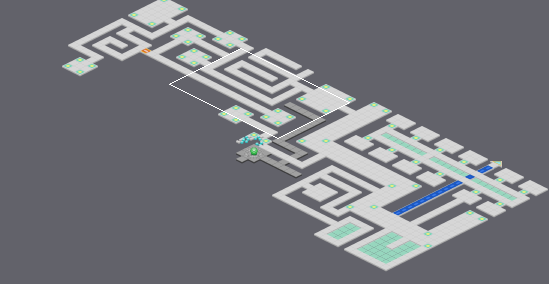
One commit to this Tiled map: areas/Global_hub.tmx. Above: a wide view before the commit, with the close-up outlined.
Close-up. Old version:
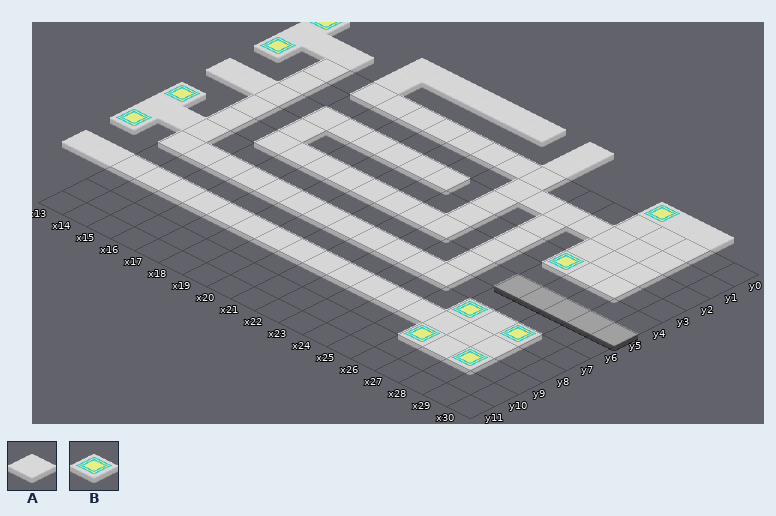
Cells are 64x32 px. Isometric: x runs down to the right, y down to the left. Shown: x 13..30, y 0..11. The commit also changed other parts of the map, which this record leaves out. Layer "Tile Layer 5" is drawn 0,-64 px off the grid.
Key: from "Cyberworld Opennet": A 0, B 12.
_ is an empty cell.
Layers that did not change in this view are not listed.
Layer "Tile Layer 5" before, first column x 13:
 0 B___AAAAAA_A______
 1 AAA_A______A___BAA
 2 B_A_AAAAAAAA___AAA
 3 __A________AAAAAAA
 4 AAA_AAAAAA_A_A_AAA
 5 __A_A______A_A_BAA
 6 B_A_AAAAAAAA_A____
 7 AAA__________A____
 8 B_AAAAAAAAAAAA____
 9 _______________BAB
10 AAAAAAAAAAAAAAAAAA
11 _______________BAB
Now the later version:
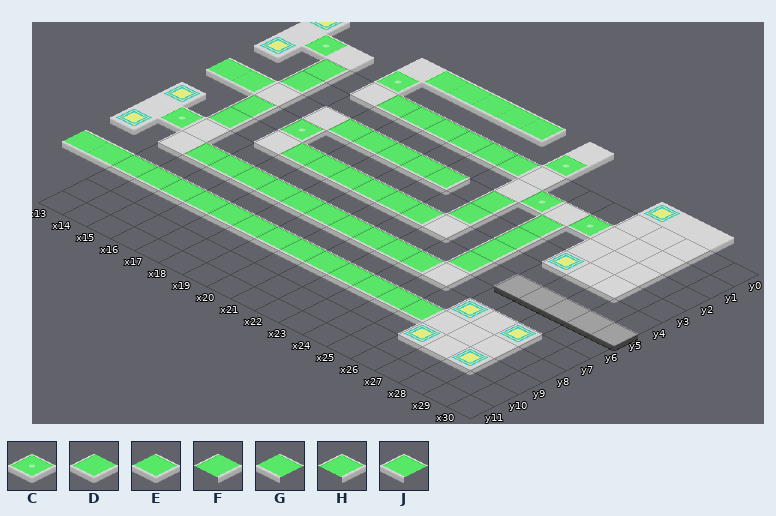
Further tiles: from "Cyberworld Opennet": C 4, D 5, E 5 flipped left-right, F 6, G 6 flipped left-right, H 7, J 7 flipped left-right.
What changed:
Layer "Tile Layer 5":
y 0: x 18..22 AAAAA -> JGGGE
y 1: x 14 A -> C; x 17 A -> C; x 24 A -> C
y 2: x 15 A -> H; x 18..23 AAAAAA -> JGGGGE
y 3: x 15 A -> D; x 25 A -> C; x 27 A -> C
y 4: x 13..14 AA -> GE; x 18..22 AAAAA -> JGGGE; x 24 A -> H; x 26 A -> H
y 5: x 15 A -> H; x 17 A -> C; x 24 A -> D; x 26 A -> F
y 6: x 15 A -> D; x 18..23 AAAAAA -> JGGGGE; x 26 A -> F
y 7: x 14 A -> C; x 26 A -> D
y 8: x 16..25 AAAAAAAAAA -> JGGGGGGGGE
y 10: x 13..27 AAAAAAAAAAAAAAA -> GGGGGGGGGGGGGGE
Changed places in both close-ups, as pixel boxes (x1, y1, x2, y2):
changed: (63, 35, 611, 320)
